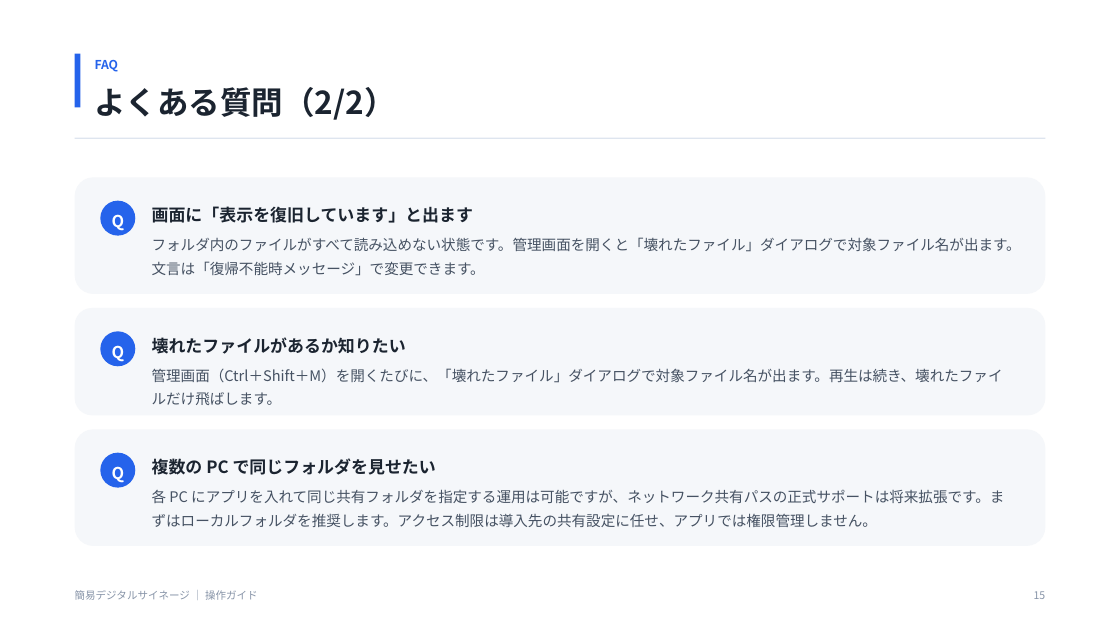
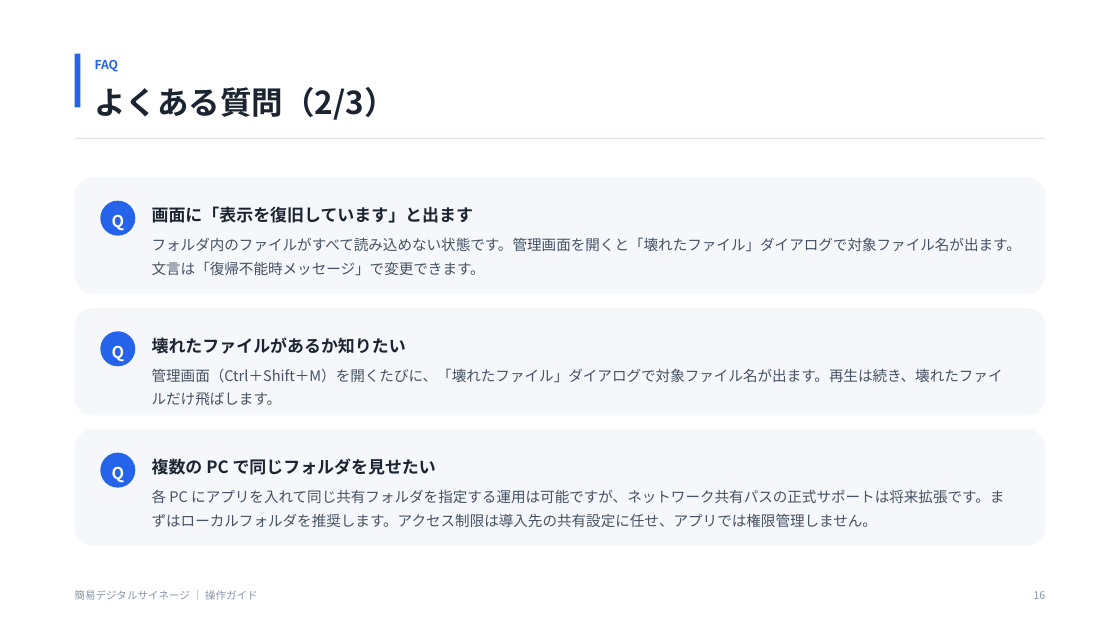
Before and after one commit to kamanori3/SimpleDigitalSignage, a slide deck: slide 16 of docs/操作ガイド.pptx (slide 15 before the commit). Drawn at 1120x630 pixels with LibreOffice and Linux fonts; fonts in the diff are those of the drawing. Boxes give left, top, right and bottom in pixels: in the first picture for what was removed or moved away, otherwise in the second. Text is boxed around its words. In the diff, an @@ line names an element or a change of style, - is before the commit and + after.

```diff
--- a/docs/操作ガイド.pptx
+++ b/docs/操作ガイド.pptx
@@ text at (94, 87, 395, 120): text changed @@
-よくある質問（2/2）
+よくある質問（2/3）
```
Also in this commit, not shown: 5 other slides changed, 2 slides added, 9 other files.
